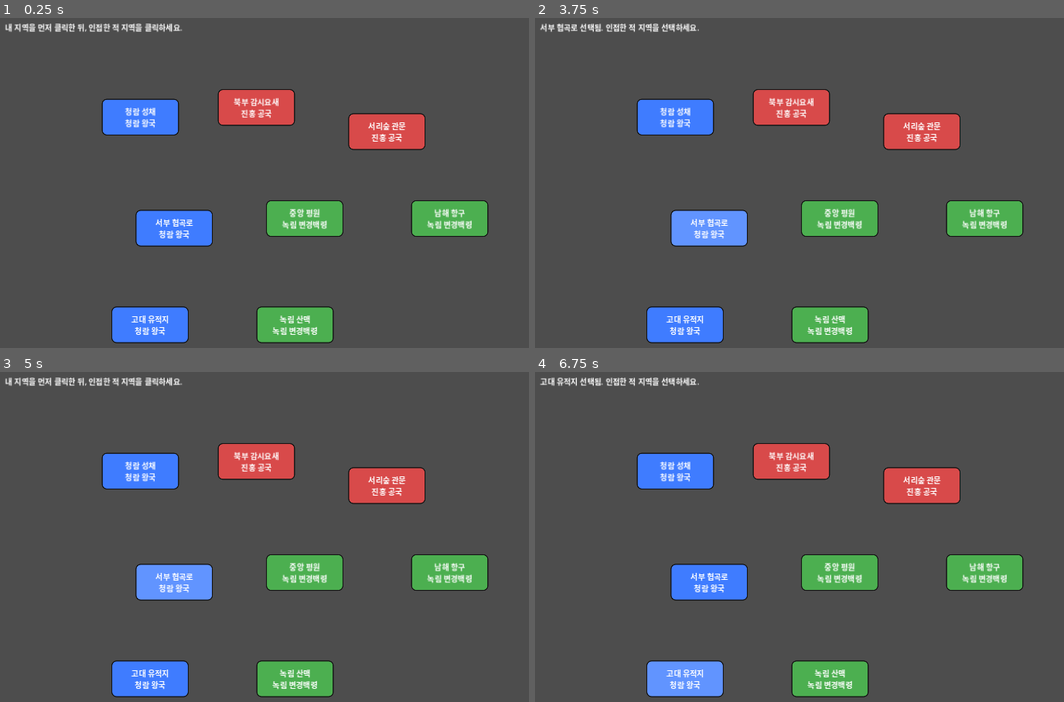
Above: before the commit, frames 1-4 (two rows, left to right).
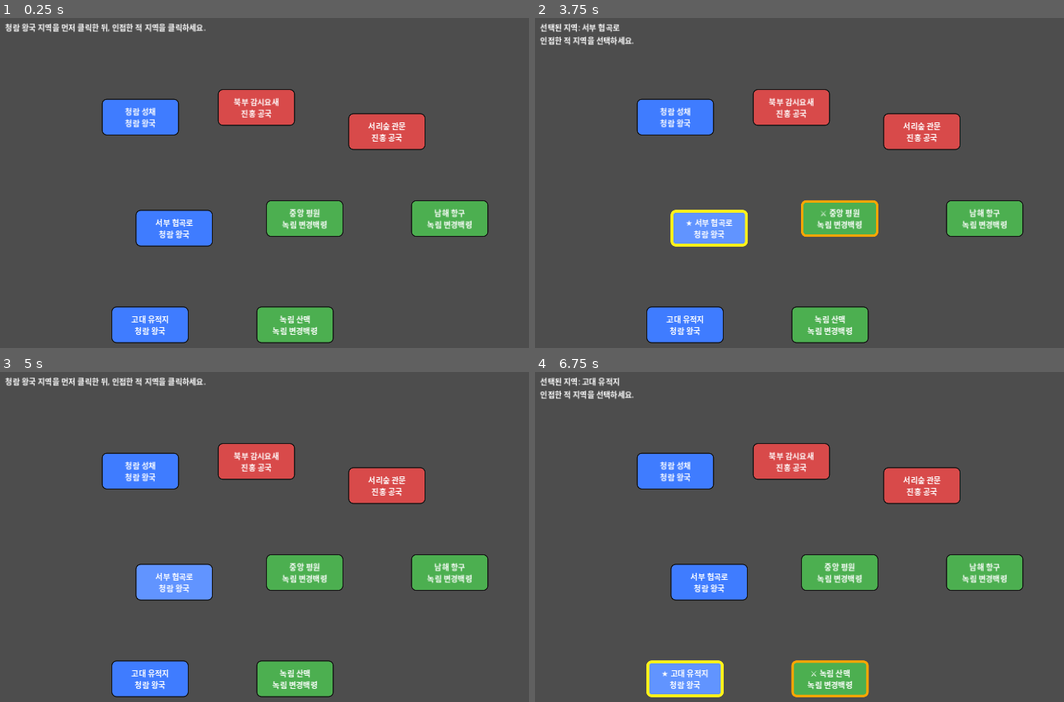
Above: after the commit, the same moments.

Repository: yogitobi31/season-of-warlords
Game: Godot game, scene res://scenes/WorldMap.tscn
Same seed, same stepped clock (60 frames per second), same inputs: the game is played once before the commit and once after it.
Inputs (mouse positions are in pixels of both pictures, inside the frame that each line leads up to):
- Up to frame 1 (0.25 s): no input
- Up to frame 2 (3.75 s): click "청람 성채 청람 왕국" at 0.5 s; click (677, 117) at 1.25 s, where only the run after the commit has a clickable "★ 청람 성채 청람 왕국"; click "북부 감시요새 진홍 공국" at 2 s; click "서리숲 관문 진홍 공국" at 2.75 s; click "서부 협곡로 청람 왕국" at 3.5 s
- Up to frame 3 (5 s): click (174, 583) at 4.25 s, where only the run after the commit has a clickable "★ 서부 협곡로 청람 왕국"
- Up to frame 4 (6.75 s): click "중앙 평원 녹림 변경백령" at 5 s; click "남해 항구 녹림 변경백령" at 5.75 s; click "고대 유적지 청람 왕국" at 6.5 s

The runs differ from the first frame. In frame 1, 0.6% of the frame differs, in the area x 1-39%, y 1-5%; in frame 2, 1.7%; in frame 3, 0.6%; in frame 4, 1.7%, in the area x 0-64%, y 1-99%.

Commit message:
Add world map click feedback and selection highlights

Diff:
--- a/scripts/WorldMap.gd
+++ b/scripts/WorldMap.gd
@@ -9,6 +9,7 @@
 var info_label: Label
 
 func _ready() -> void:
+	print("WorldMap ready")
 	create_ui()
 	spawn_regions()
 	refresh_regions()
@@ -17,10 +18,12 @@
 func create_ui() -> void:
 	info_label = Label.new()
 	info_label.position = Vector2(20, 20)
-	info_label.size = Vector2(1200, 80)
+	info_label.size = Vector2(1200, 96)
+	info_label.text = "월드맵 준비 중..."
 	add_child(info_label)
 
 func spawn_regions() -> void:
+	print("Spawning regions")
 	for region_id in GameState.regions.keys():
 		var data: Dictionary = GameState.regions[region_id]
 		var node := RegionNode.new()
@@ -29,11 +32,14 @@
 		node.region_clicked.connect(_on_region_clicked)
 		add_child(node)
 		region_nodes[region_id] = node
+		print("Region created: ", data["name"])
 
 func refresh_regions() -> void:
 	for region_id in region_nodes.keys():
 		var node: RegionNode = region_nodes[region_id]
 		node.update_owner(GameState.get_region_owner(region_id))
+		node.set_selected(region_id == GameState.selected_region_id)
+		node.set_attackable(_is_attackable_from_selection(region_id))
 
 func show_default_message() -> void:
 	var result_text := ""
@@ -41,36 +47,52 @@
 		result_text = "직전 전투 결과: 승리! 지역을 점령했습니다.\n"
 	elif GameState.last_battle_result == "player_lose":
 		result_text = "직전 전투 결과: 패배...\n"
-	info_label.text = result_text + "내 지역을 먼저 클릭한 뒤, 인접한 적 지역을 클릭하세요."
+	info_label.text = result_text + "청람 왕국 지역을 먼저 클릭한 뒤, 인접한 적 지역을 클릭하세요."
 
 func _on_region_clicked(region_id: String) -> void:
+	print("WorldMap received region click: ", region_id)
 	var region_owner := GameState.get_region_owner(region_id)
 
 	if GameState.selected_region_id == "":
 		# 1단계: 플레이어 소유 지역만 시작점으로 선택 가능
 		if region_owner != GameState.PLAYER_FACTION:
-			info_label.text = "플레이어 소유 지역부터 선택해야 합니다."
+			info_label.text = "먼저 청람 왕국 소유 지역을 선택하세요."
+			refresh_regions()
 			return
 		GameState.selected_region_id = region_id
-		info_label.text = "%s 선택됨. 인접한 적 지역을 선택하세요." % GameState.regions[region_id]["name"]
+		info_label.text = "선택된 지역: %s\n인접한 적 지역을 선택하세요." % GameState.regions[region_id]["name"]
+		refresh_regions()
 		return
 
-	# 이미 시작 지역을 선택한 경우
+	# 이미 시작 지역을 선택한 경우: 같은 지역을 다시 누르면 선택 해제
 	if region_id == GameState.selected_region_id:
 		GameState.clear_selection()
 		show_default_message()
+		refresh_regions()
 		return
 
 	# 2단계: 인접 체크
 	if not GameState.is_adjacent(GameState.selected_region_id, region_id):
 		info_label.text = "인접하지 않은 지역입니다. 다른 지역을 선택하세요."
+		refresh_regions()
 		return
 
 	# 3단계: 적 지역 체크
 	if region_owner == GameState.PLAYER_FACTION:
 		info_label.text = "아군 지역입니다. 인접한 적 지역을 선택하세요."
+		refresh_regions()
 		return
 
 	# 전투 진입 정보 설정 후 전투 씬 전환
+	print("Starting battle from ", GameState.selected_region_id, " to ", region_id)
 	GameState.set_battle_context(GameState.selected_region_id, region_id)
 	get_tree().change_scene_to_file("res://scenes/Battle.tscn")
+
+func _is_attackable_from_selection(region_id: String) -> bool:
+	if GameState.selected_region_id == "":
+		return false
+	if region_id == GameState.selected_region_id:
+		return false
+	if not GameState.is_adjacent(GameState.selected_region_id, region_id):
+		return false
+	return GameState.get_region_owner(region_id) != GameState.PLAYER_FACTION
